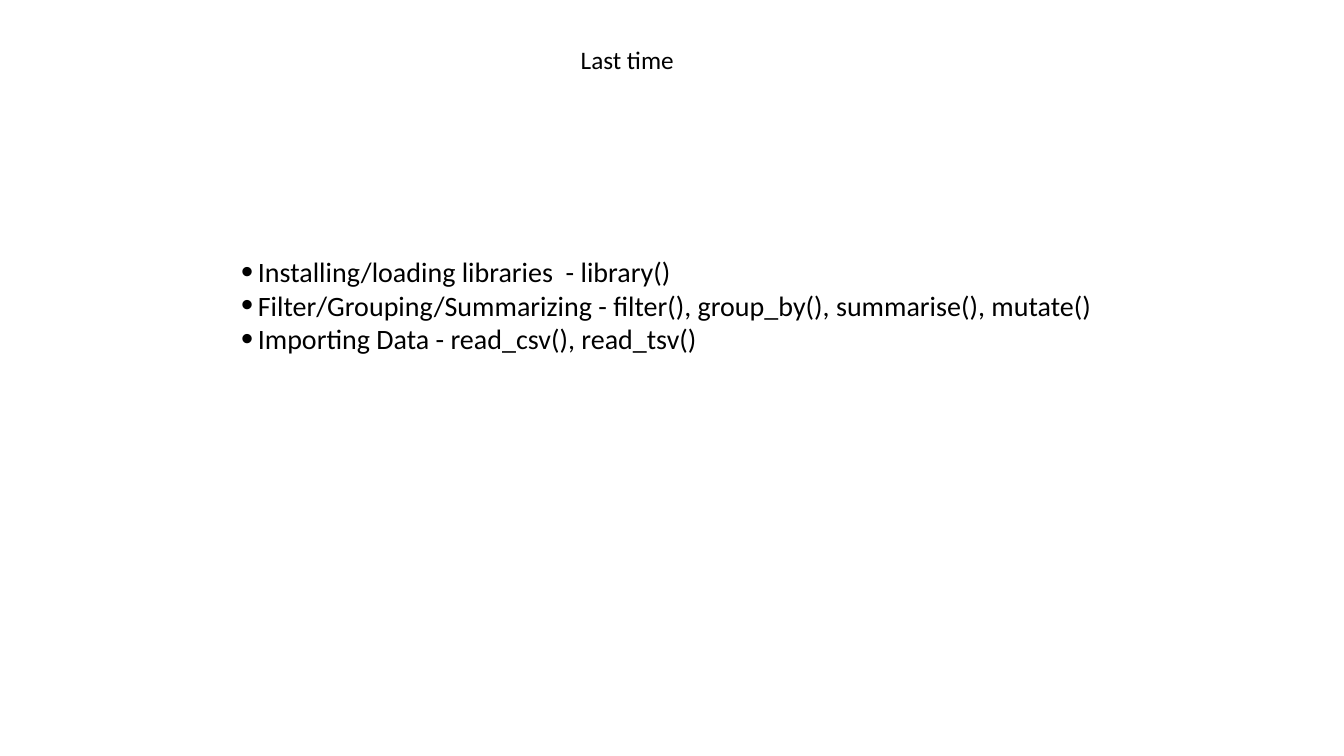
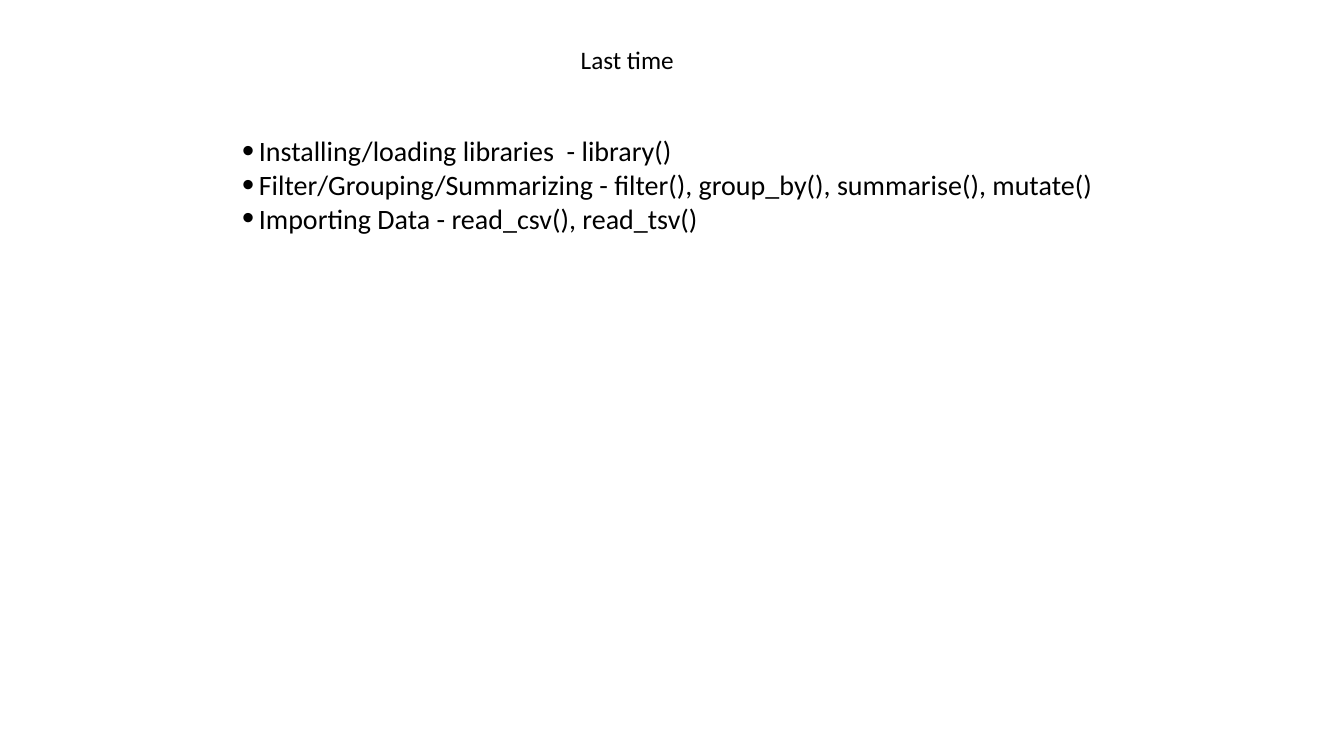
Before and after one commit to jraab/GNET749_RNAseq, a slide deck: slide 2 of lectures/2023_GNET749_Lecture2.pptx. Drawn at 1344x756 pixels with LibreOffice and Linux fonts; fonts in the diff are those of the drawing. Boxes give left, top, right and bottom in pixels: in the first picture for what was removed or moved away, otherwise in the second. Text is boxed around its words. In the diff, an @@ line names an element or a change of style, - is before the commit and + after.

```diff
--- a/lectures/2023_GNET749_Lecture2.pptx
+++ b/lectures/2023_GNET749_Lecture2.pptx
@@ text "Installing/loading libraries - library()": place and size @@
-text "Installing/loading libraries - library()" at <box>258,261,1090,354</box>
+text "Installing/loading libraries - library()" at <box>259,140,1091,234</box>
```
Also in this commit, not shown: 3 other slides changed, 3 slides added, 1 slide removed, 7 other files.
